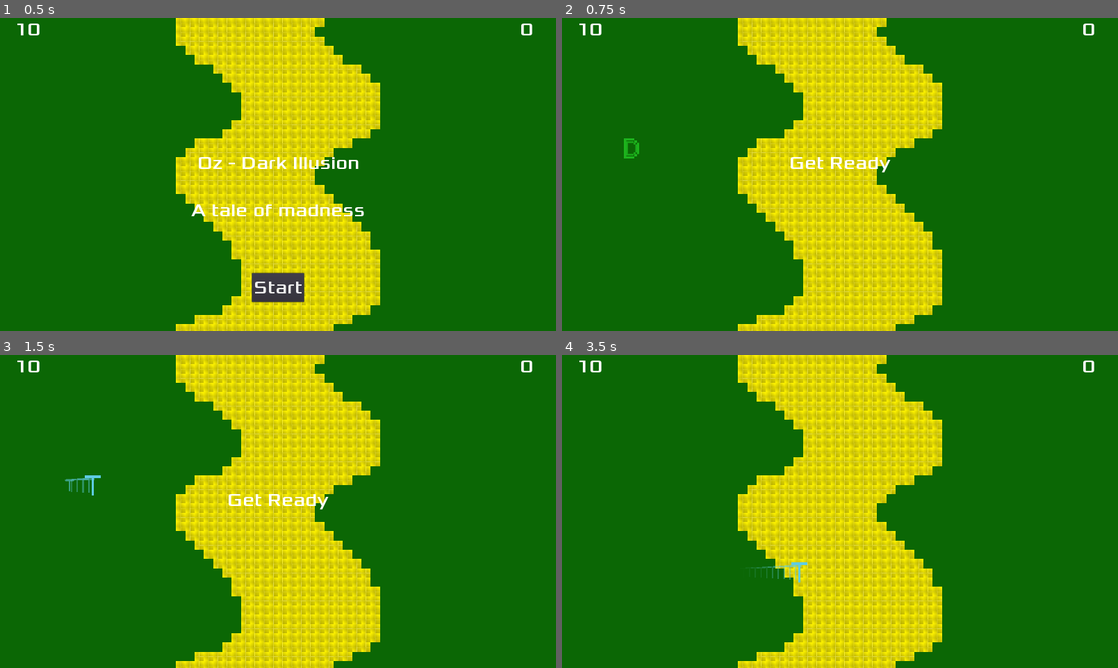
Above: before the commit, frames 1-4 (two rows, left to right).
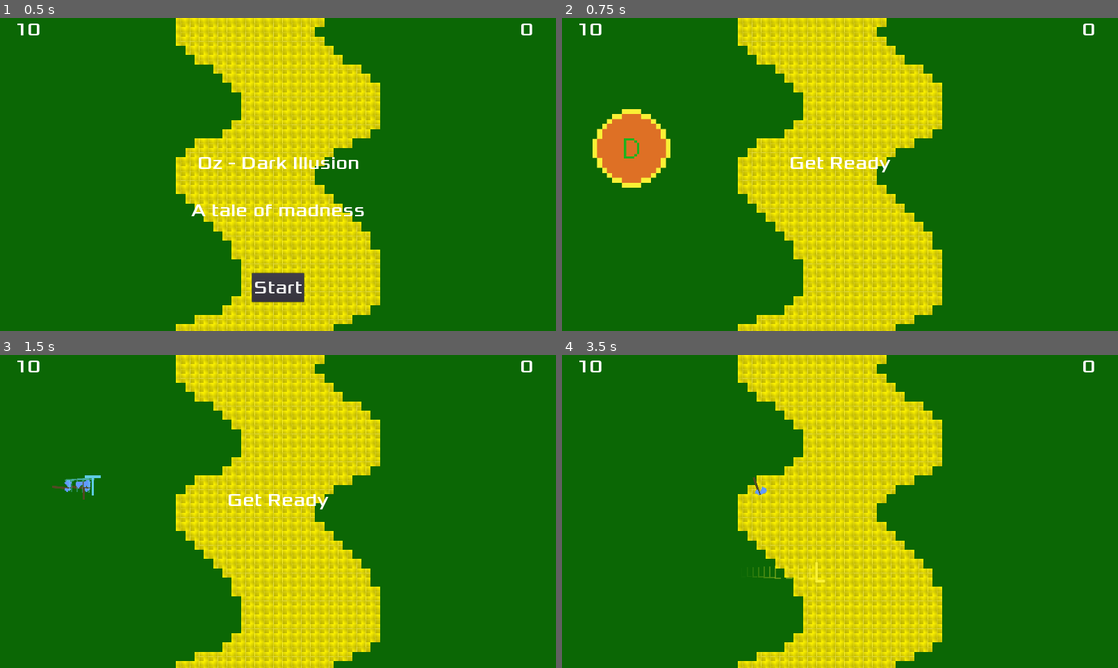
Above: after the commit, the same moments.

Repository: The-Plot-Twist-of-Oz/Oz_Demo
Game: Godot game, scene res://Scenes/Main/Main.tscn
Two runs of this game, one before a commit and one after it. Both use one fixed random seed, a clock stepped at 60 frames per second and the inputs below.
Inputs:
- Up to frame 1 (0.5 s): no input
- Up to frame 2 (0.75 s): click "Start" at 0.5 s
- Up to frame 3 (1.5 s): tap Enter (start_game) at 1.25 s; hold Right (move_right) from 1.28 s (still down); hold Space (swap_characters) from 1.28 s (still down)
- Up to frame 4 (3.5 s): release Right (move_right) at 2.03 s; release Space (swap_characters) at 2.03 s; hold Down (move_down) 2.03-2.78 s; tap Enter (start_game) at 2.1 s; tap Space (swap_characters) at 2.3 s; hold Right (move_right) from 2.78 s (still down); hold Space (swap_characters) from 2.78 s (still down)

Frame 1 is identical in both runs. In frame 2, 2.5% of the frame differs, in the area x 5-20%, y 29-55%; in frame 3, 0.1%; in frame 4, 0.3%.

Commit message:
Add character attacks mechanics

Diff:
--- a/Scenes/Main/Main.tscn
+++ b/Scenes/Main/Main.tscn
@@ -68,6 +68,7 @@
 
 [node name="Music" type="AudioStreamPlayer" parent="."]
 stream = ExtResource( 1 )
+stream_paused = true
 
 [node name="DeathSound" type="AudioStreamPlayer" parent="."]
 stream = ExtResource( 2 )
--- /dev/null
+++ b/Scenes/Player/Axe/Area2D.gd
@@ -0,0 +1,21 @@
+extends Area2D
+
+
+# Declare member variables here. Examples:
+# var a = 2
+# var b = "text"
+
+
+# Called when the node enters the scene tree for the first time.
+func _ready():
+	pass # Replace with function body.
+
+
+# Called every frame. 'delta' is the elapsed time since the previous frame.
+#func _process(delta):
+#	pass
+
+
+func _on_Area2D_body_entered(body):
+	if body.name != "Player":
+		body.queue_free()
--- /dev/null
+++ b/Scenes/Player/Axe/Axe.tscn
@@ -0,0 +1,39 @@
+[gd_scene load_steps=5 format=2]
+
+[ext_resource path="res://Scenes/Player/Axe/Area2D.gd" type="Script" id=1]
+[ext_resource path="res://art/Tin_Man_axe.png" type="Texture" id=2]
+
+[sub_resource type="SpriteFrames" id=1]
+animations = [ {
+"frames": [ ExtResource( 2 ) ],
+"loop": true,
+"name": "default",
+"speed": 5.0
+} ]
+
+[sub_resource type="CapsuleShape2D" id=2]
+radius = 18.0
+height = 32.0
+
+[node name="Axe" type="RigidBody2D"]
+mass = 0.00102041
+gravity_scale = 0.0
+linear_damp = 0.0
+angular_damp = 0.0
+__meta__ = {
+"_editor_description_": ""
+}
+
+[node name="AnimatedSprite" type="AnimatedSprite" parent="."]
+frames = SubResource( 1 )
+
+[node name="Area2D" type="Area2D" parent="."]
+collision_layer = 3
+collision_mask = 3
+script = ExtResource( 1 )
+
+[node name="CollisionShape2D" type="CollisionShape2D" parent="Area2D"]
+position = Vector2( 0, -1 )
+shape = SubResource( 2 )
+
+[connection signal="body_entered" from="Area2D" to="Area2D" method="_on_Area2D_body_entered"]
--- /dev/null
+++ b/Scenes/Player/DorothyArea.gd
@@ -0,0 +1,9 @@
+extends Area2D
+
+func _on_Player_dorothy_armed(isArmed: bool):
+	visible = isArmed
+	monitoring = isArmed
+
+
+func _on_DorothyArea_body_entered(body):
+	body.queue_free()
--- a/Scenes/Player/Player.gd
+++ b/Scenes/Player/Player.gd
@@ -1,6 +1,8 @@
 extends Area2D
 
 signal hit
+signal dorothy_armed
+signal tin_man_armed
 
 export var speed = 400 # How fast the player will move (pixels/sec).
 var screen_size # Size of the game window.
@@ -65,10 +67,17 @@
 	$AnimatedSprite.frames = characters[nextChar]
 	$Trail.texture = characters_texture[nextChar]
 
-	if nextChar == 1:
+
+	if nextChar == 0:
+		emit_signal("dorothy_armed", false)
+		emit_signal("tin_man_armed", true)
+	elif nextChar == 1:
+		emit_signal("tin_man_armed", false)
 		speed *= 2
-	elif speed != 400:
+	elif nextChar == 2:
 		speed /= 2
+		emit_signal("dorothy_armed", true)
+
 
 	nextChar += 1
 	if nextChar > 2:
--- a/Scenes/Player/Player.tscn
+++ b/Scenes/Player/Player.tscn
@@ -7,6 +7,11 @@
 [ext_resource path="res://Scenes/Player/SpriteFrames/LionSprite.tres" type="SpriteFrames" id=5]
 [ext_resource path="res://art/Tin_Man_front-1.png" type="Texture" id=6]
 [ext_resource path="res://art/Lion_front-1.png" type="Texture" id=7]
+[ext_resource path="res://Scenes/Player/DorothyArea.gd" type="Script" id=8]
+[ext_resource path="res://art/Dorothy_area.png" type="Texture" id=9]
+[ext_resource path="res://Scenes/Player/TinManWeapone.gd" type="Script" id=10]
+[ext_resource path="res://art/Tin_Man_axe.png" type="Texture" id=11]
+[ext_resource path="res://Scenes/Player/Axe/Axe.tscn" type="PackedScene" id=12]
 
 [sub_resource type="CapsuleShape2D" id=2]
 radius = 26.1701
@@ -34,6 +39,17 @@
 scale_curve = SubResource( 6 )
 color_ramp = SubResource( 4 )
 
+[sub_resource type="CircleShape2D" id=8]
+radius = 141.032
+
+[sub_resource type="SpriteFrames" id=9]
+animations = [ {
+"frames": [ ExtResource( 11 ) ],
+"loop": true,
+"name": "default",
+"speed": 5.0
+} ]
+
 [node name="Player" type="Area2D"]
 z_index = 10
 script = ExtResource( 2 )
@@ -60,8 +76,38 @@
 texture = ExtResource( 1 )
 
 [node name="Timer" type="Timer" parent="."]
-wait_time = 5.0
+wait_time = 2.0
 one_shot = true
 
+[node name="DorothyArea" type="Area2D" parent="."]
+collision_layer = 3
+collision_mask = 3
+monitorable = false
+script = ExtResource( 8 )
+
+[node name="CollisionShape2D" type="CollisionShape2D" parent="DorothyArea"]
+shape = SubResource( 8 )
+
+[node name="Sprite" type="Sprite" parent="DorothyArea"]
+light_mask = 0
+scale = Vector2( 2, 2 )
+z_index = -1
+texture = ExtResource( 9 )
+
+[node name="TinManWeapone" type="AnimatedSprite" parent="."]
+visible = false
+position = Vector2( -39, 18 )
+frames = SubResource( 9 )
+script = ExtResource( 10 )
+axe = ExtResource( 12 )
+speed = 200
+
+[node name="Timer" type="Timer" parent="TinManWeapone"]
+wait_time = 5.0
+
 [connection signal="body_entered" from="." to="." method="_on_Player_body_entered"]
+[connection signal="dorothy_armed" from="." to="DorothyArea" method="_on_Player_dorothy_armed"]
+[connection signal="tin_man_armed" from="." to="TinManWeapone" method="_on_Player_tin_man_armed"]
 [connection signal="timeout" from="Timer" to="." method="_on_Timer_timeout"]
+[connection signal="body_entered" from="DorothyArea" to="DorothyArea" method="_on_DorothyArea_body_entered"]
+[connection signal="timeout" from="TinManWeapone/Timer" to="TinManWeapone" method="_on_Timer_timeout"]
--- /dev/null
+++ b/Scenes/Player/TinManWeapone.gd
@@ -0,0 +1,33 @@
+extends AnimatedSprite
+
+export var axe: PackedScene
+export var speed = 50
+export var angular_speed = 10
+var isArmed = false
+
+func _on_Player_tin_man_armed(isTinManArmed: bool):
+	isArmed = isTinManArmed
+	visible = isArmed
+
+	if isArmed:
+		_on_Timer_timeout()
+		$Timer.start()
+	else:
+		$Timer.stop()
+
+
+func _on_Timer_timeout():
+	var axe1 = axe.instance()
+	var axe2 = axe.instance()
+
+	axe1.position = get_parent().position
+	axe2.position = get_parent().position
+
+	axe1.linear_velocity = Vector2.RIGHT * speed
+	axe2.linear_velocity = Vector2.LEFT * speed
+
+	axe1.angular_velocity = angular_speed
+	axe2.angular_velocity = angular_speed
+
+	get_parent().get_parent().add_child(axe1)
+	get_parent().get_parent().add_child(axe2)
Not shown: 1 places in Scenes/Player/Player.tscn that only renumber resources
Binary file added: art/Dorothy_area.png
Not shown, added: art/Dorothy_area.png.import
Binary file added: art/Tin_Man_axe.png
Not shown, added: art/Tin_Man_axe.png.import
